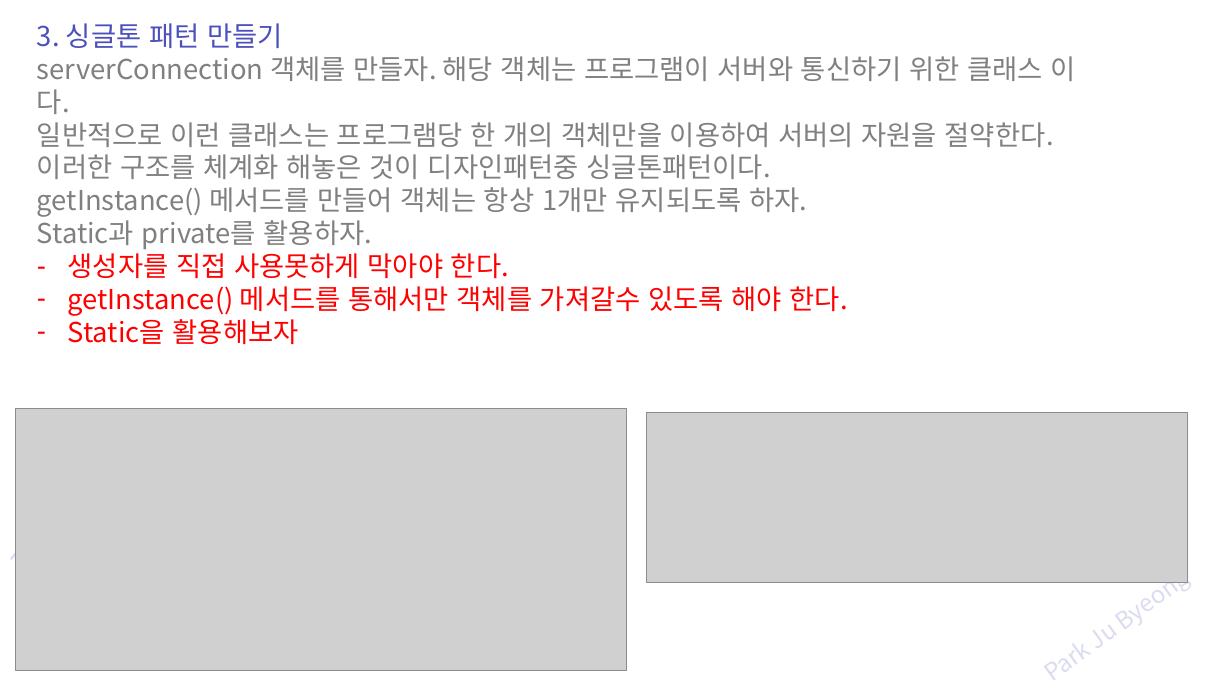
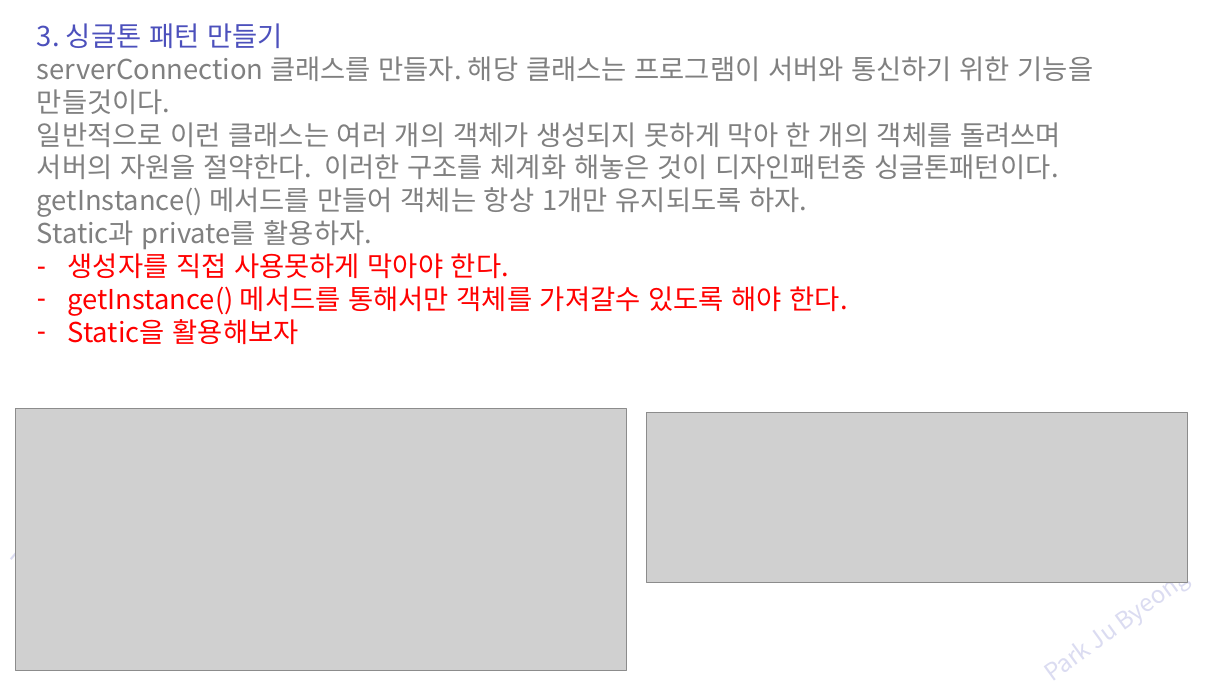
Before and after one commit to zest132/JavaLecture, a slide deck: slide 61 of JavaLecture/LectureFile/java 10강 패키지와 접근제어자 강의자료.pptx. Drawn at 1232x693 pixels with LibreOffice and Linux fonts; fonts in the diff are those of the drawing; grey boxes stand for pictures. Boxes give left, top, right and bottom in pixels: in the first picture for what was removed or moved away, otherwise in the second. Text is boxed around its words. In the diff, an @@ line names an element or a change of style, - is before the commit and + after.

```diff
--- a/JavaLecture/LectureFile/java 10강 패키지와 접근제어자 강의자료.pptx
+++ b/JavaLecture/LectureFile/java 10강 패키지와 접근제어자 강의자료.pptx
@@ background #FFFFFF to #2F2F2F @@
@@ text at (37,56,1094,179): text changed @@
-serverConnection 객체를 만들자. 해당 객체는 프로그램이 서버와 통신하기 위한 클래스 이다.
-일반적으로 이런 클래스는 프로그램당 한 개의 객체만을 이용하여 서버의 자원을 절약한다.
-이러한 구조를 체계화 해놓은 것이 디자인패턴중 싱글톤패턴이다.
+serverConnection 클래스를 만들자. 해당 클래스는 프로그램이 서버와 통신하기 위한 기능을 만들것이다.
+일반적으로 이런 클래스는 여러 개의 객체가 생성되지 못하게 막아 한 개의 객체를 돌려쓰며 서버의 자원을 절약한다. 이러한 구조를 체계화 해놓은 것이 디자인패턴중 싱글톤패턴이다.
```
Also in this commit, not shown: 60 other slides changed, 1 slide added, 1 slide removed, 3 other files.
